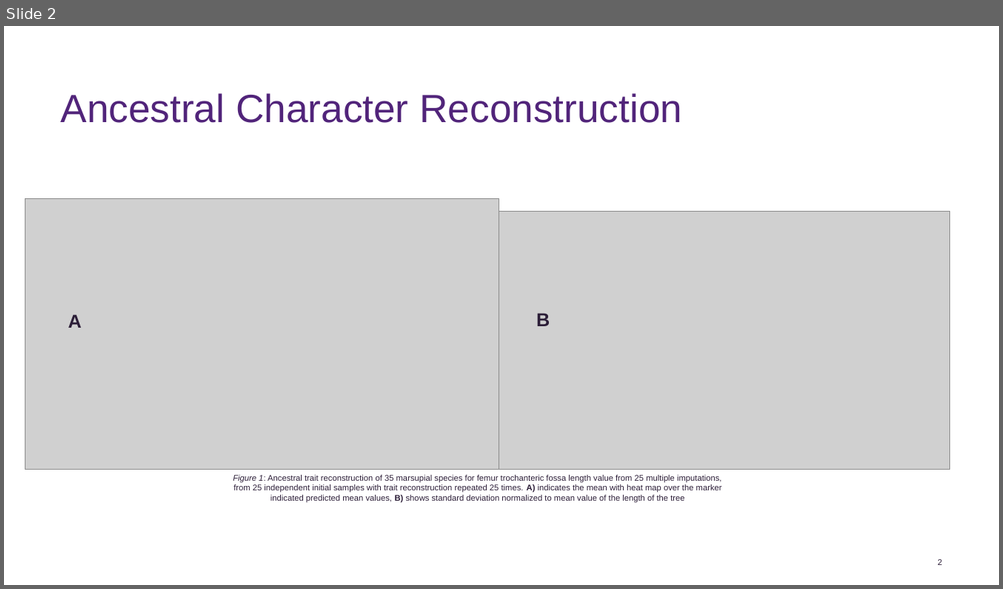
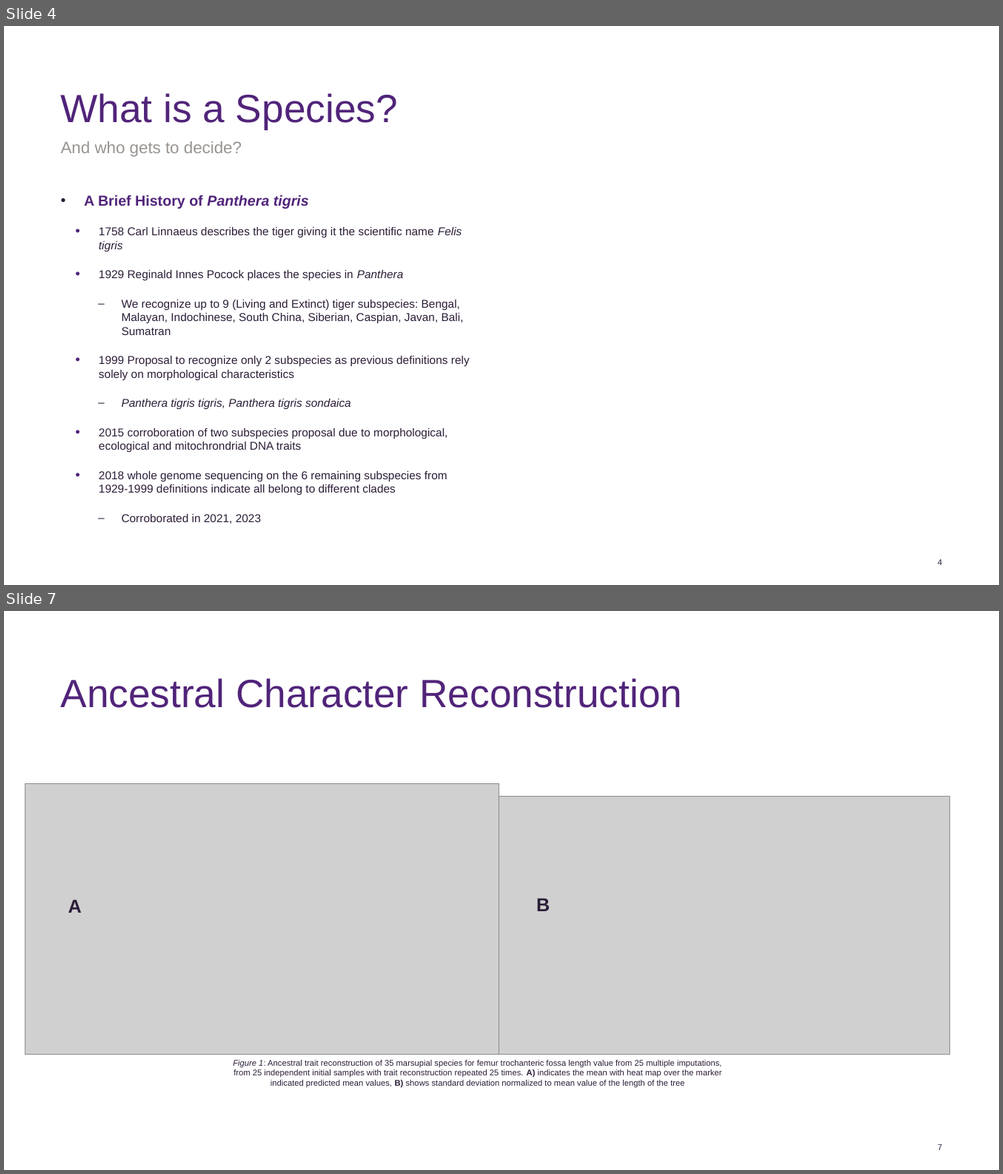
Before and after one commit to Merodoc/Phylo_MI_SDE, a slide deck: We’ll Cross That Bridge When We Get There.pptx. Shown one above the other, each under a label of ours: slide 2 before the commit, slides 4 and 7 after it; the slides between them are not shown. The pictures are 1003x589 and 1003x1174 pixels, drawn with LibreOffice and Linux fonts; fonts in the diff are those of the drawing; grey boxes stand for pictures; background and template pictures are left out. Boxes give left, top, right and bottom in pixels: in the first picture for what was removed or moved away, otherwise in the second. Text is boxed around its words. In the diff, an @@ line names an element or a change of style, - is before the commit and + after.

```diff
--- a/We’ll Cross That Bridge When We Get There.pptx
+++ b/We’ll Cross That Bridge When We Get There.pptx
@@ slide 4 added at (4, 26, 999, 585), background #FFFFFF @@
@@ title added at (61, 93, 398, 130), 38 pt, text #51247A @@
+What is a Species?
@@ text added at (61, 141, 242, 157), 16 pt, text #999490 @@
+And who gets to decide?
@@ text added at (84, 195, 469, 523), 11 pt, text #2B1D37 @@
+• A Brief History of Panthera tigris
+    • 1758 Carl Linnaeus describes the tiger giving it the scientific name Felis tigris
+    • 1929 Reginald Innes Pocock places the species in Panthera
+      – We recognize up to 9 (Living and Extinct) tiger subspecies: Bengal, Malayan, Indochinese, South China, Siberian, Caspian, Javan, Bali, Sumatran
+    • 1999 Proposal to recognize only 2 subspecies as previous definitions rely solely on morphological characteristics
+      – Panthera tigris tigris, Panthera tigris sondaica
+    • 2015 corroboration of two subspecies proposal due to morphological, ecological and mitochrondrial DNA traits
+    • 2018 whole genome sequencing on the 6 remaining subspecies from 1929-1999 definitions indicate all belong to different clades
+      – Corroborated in 2021, 2023
@@ page number added at (937, 560, 942, 565), 8 pt, text #2B1D37 @@
+4
@@ what was slide 2 is now slide 7 @@
@@ page number at (937, 1145, 942, 1150): text changed @@
-2
+7
```
Also in this commit, not shown: 1 slide changed, 4 other slides added.
